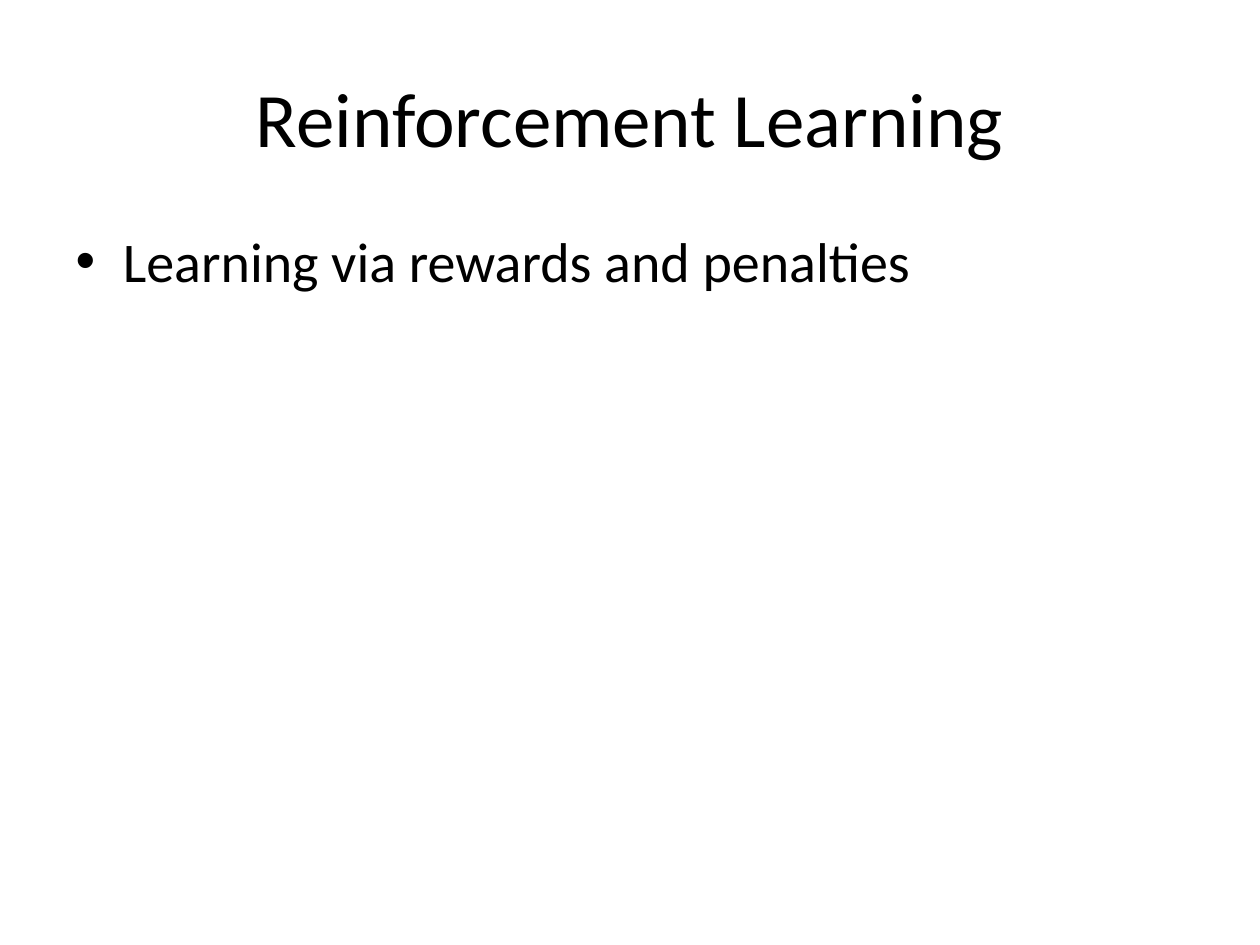
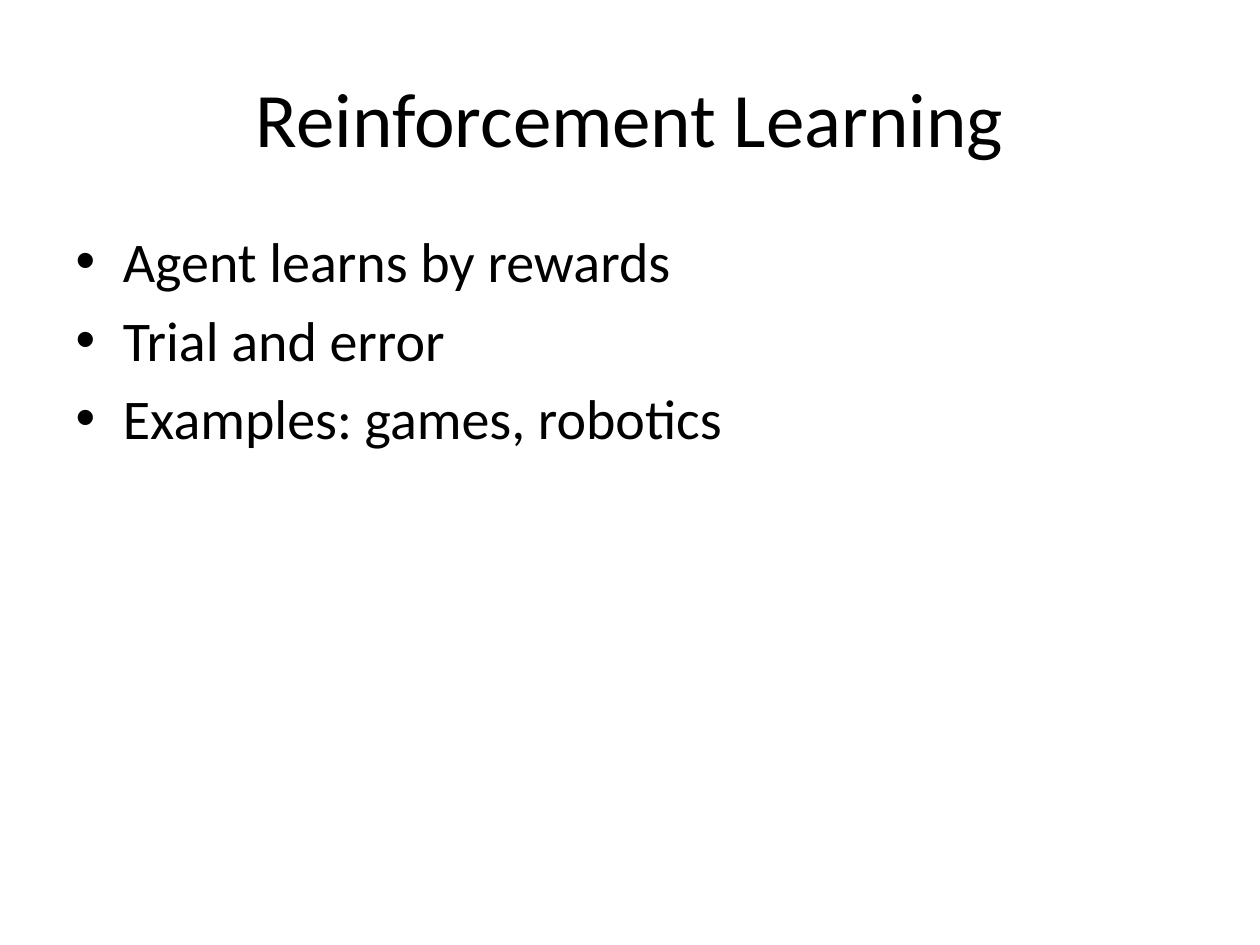
Before and after one commit to mohammadarmaankhan1-boop/my_project, a slide deck: slide 6 of ml_fundamentals.pptx. Drawn at 1260x945 pixels with LibreOffice and Linux fonts; fonts in the diff are those of the drawing. Boxes give left, top, right and bottom in pixels: in the first picture for what was removed or moved away, otherwise in the second. Text is boxed around its words. In the diff, an @@ line names an element or a change of style, - is before the commit and + after.

```diff
--- a/ml_fundamentals.pptx
+++ b/ml_fundamentals.pptx
@@ text at [123, 243, 722, 449]: text changed @@
-• Learning via rewards and penalties
+• Agent learns by rewards
+• Trial and error
+• Examples: games, robotics
```
Also in this commit, not shown: 7 other slides changed, 2 slides added, 2 slides removed.
